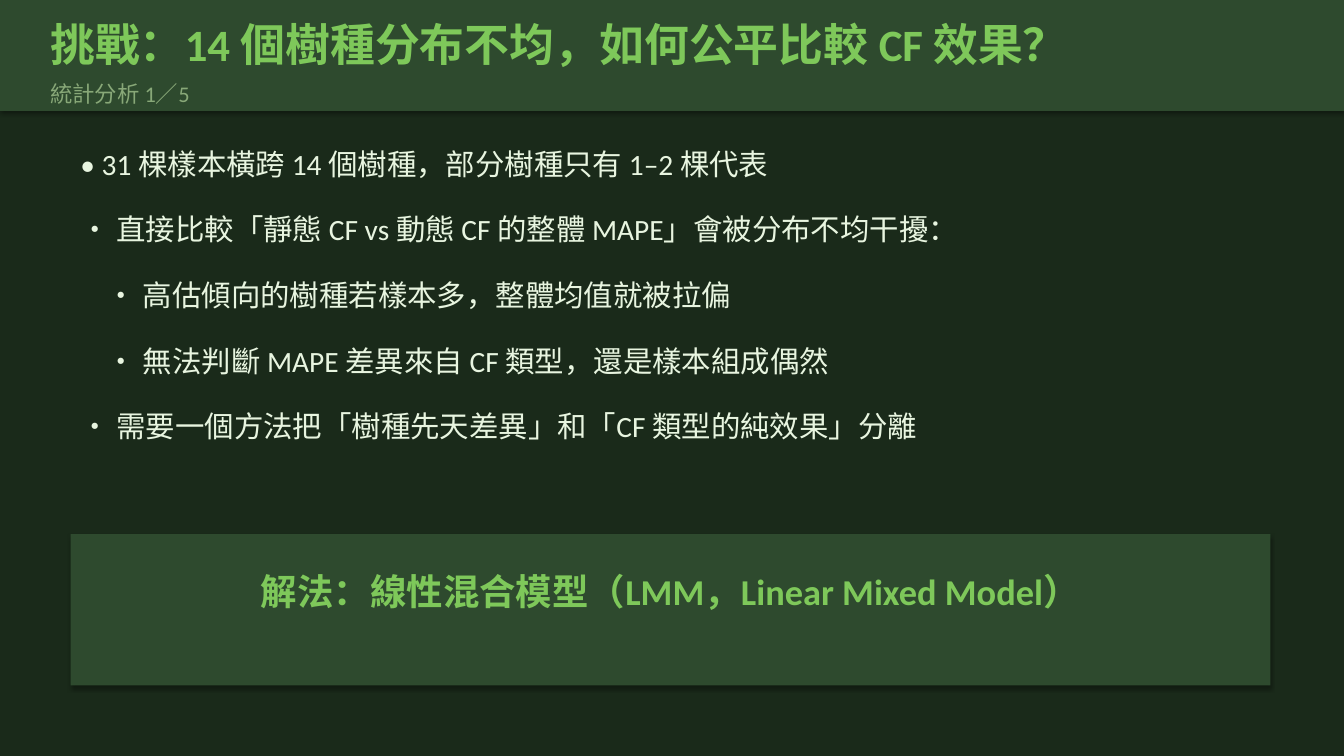
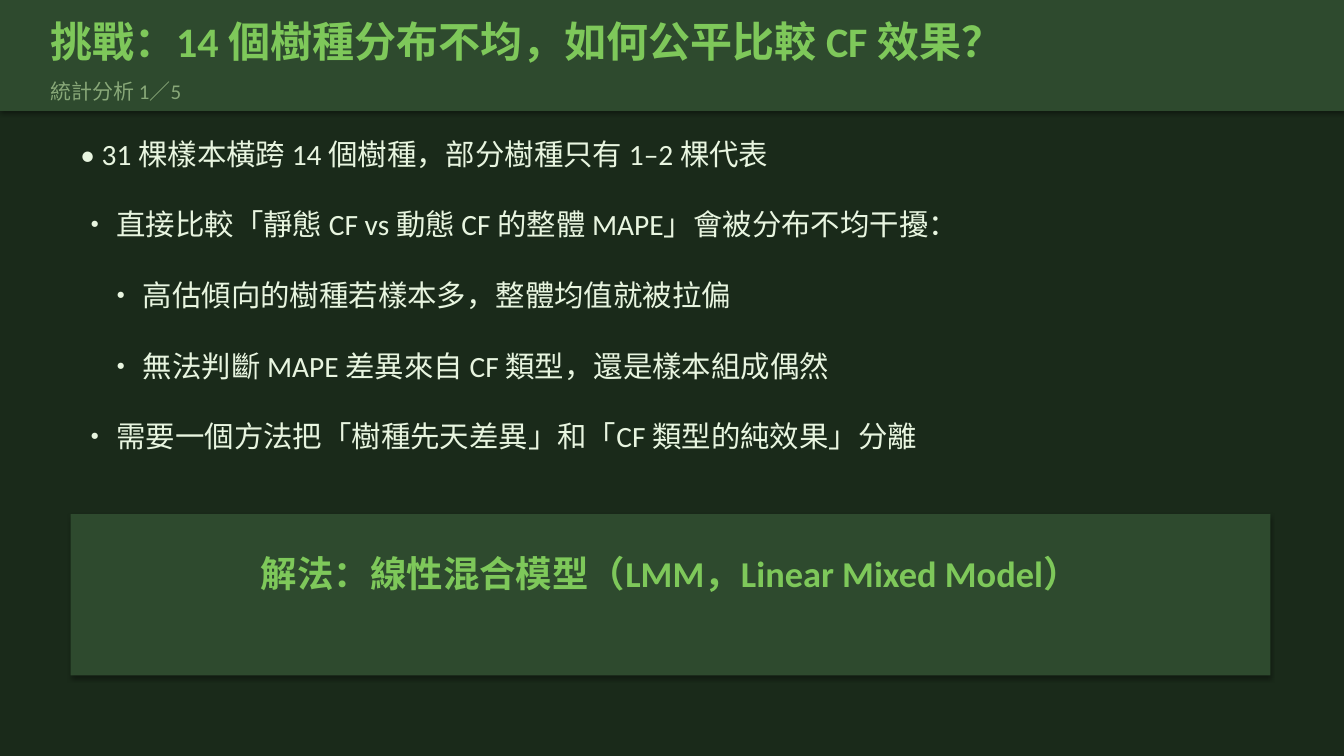
Before and after one commit to Yuchiaoniu/forest-carbon-measurement, a slide deck: slide 27 of public/thesis_defense.pptx (slide 19 before the commit). Drawn at 1344x756 pixels with LibreOffice and Linux fonts; fonts in the diff are those of the drawing. Boxes give left, top, right and bottom in pixels: in the first picture for what was removed or moved away, otherwise in the second. Text is boxed around its words. In the diff, an @@ line names an element or a change of style, - is before the commit and + after.

```diff
--- a/public/thesis_defense.pptx
+++ b/public/thesis_defense.pptx
@@ text "挑戰：14 個樹種分布不均，如何公平比較 CF 效果？" at [50, 21, 1003, 63]: size 32 to 30 pt @@
@@ text "統計分析 1／5" at [50, 81, 181, 101]: size 16 to 15 pt @@
@@ text "• 31 棵樣本橫跨 14 個樹種，部分樹種只有 ...": place and size @@
-text "• 31 棵樣本橫跨 14 個樹種，部分樹種只有 ..." at [102, 150, 768, 178]
+text "• 31 棵樣本橫跨 14 個樹種，部分樹種只有 ..." at [102, 140, 768, 168]
@@ text "• 直接比較「靜態 CF vs 動態 ...": place and size @@
-text "• 直接比較「靜態 CF vs 動態 ..." at [116, 215, 958, 243]
+text "• 直接比較「靜態 CF vs 動態 ..." at [116, 210, 958, 238]
@@ text "• 無法判斷 MAPE 差異來自 CF ...": place and size @@
-text "• 無法判斷 MAPE 差異來自 CF ..." at [143, 347, 828, 375]
+text "• 無法判斷 MAPE 差異來自 CF ..." at [143, 352, 828, 380]
@@ text "• 需要一個方法把「樹種先天差異」和「CF 類型的純效果」分離": place and size @@
-text "• 需要一個方法把「樹種先天差異」和「CF 類型的純效果」分離" at [116, 412, 917, 440]
+text "• 需要一個方法把「樹種先天差異」和「CF 類型的純效果」分離" at [116, 422, 917, 450]
@@ rectangle: place and size @@
-rectangle at [71, 534, 1270, 686]
+rectangle at [71, 514, 1270, 676]
@@ text "解法：線性混合模型（LMM，Linear Mixed Model）": place and size @@
-text "解法：線性混合模型（LMM，Linear Mixed Model）" at [261, 574, 1080, 610]
+text "解法：線性混合模型（LMM，Linear Mixed Model）" at [261, 556, 1080, 592]
```
Also in this commit, not shown: 27 other slides changed, 12 slides added, 1 slide removed, 2 other files.
